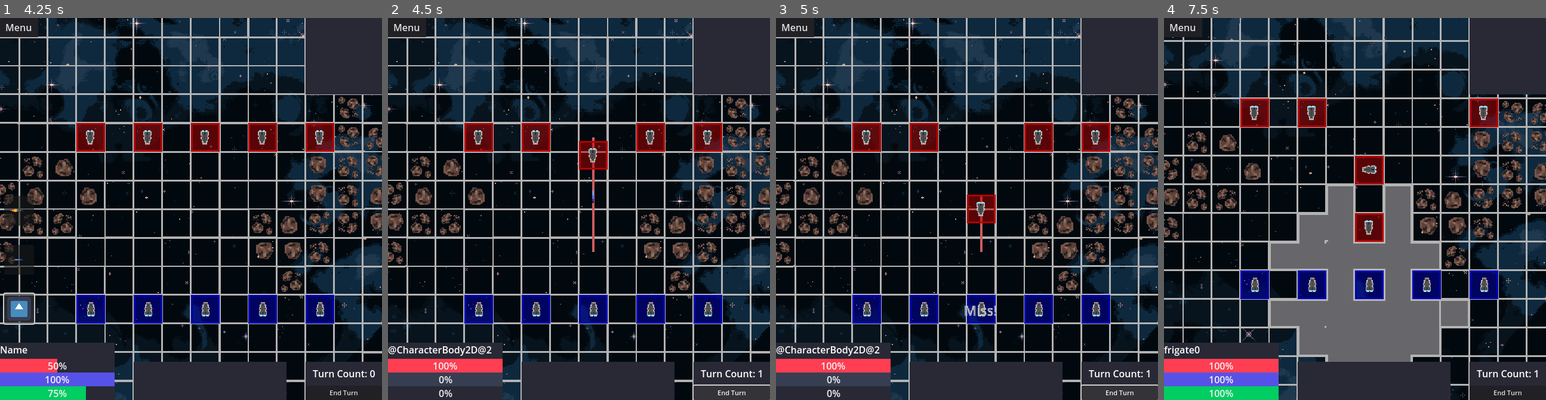
Above: before the commit, frames 1-4 (left to right).
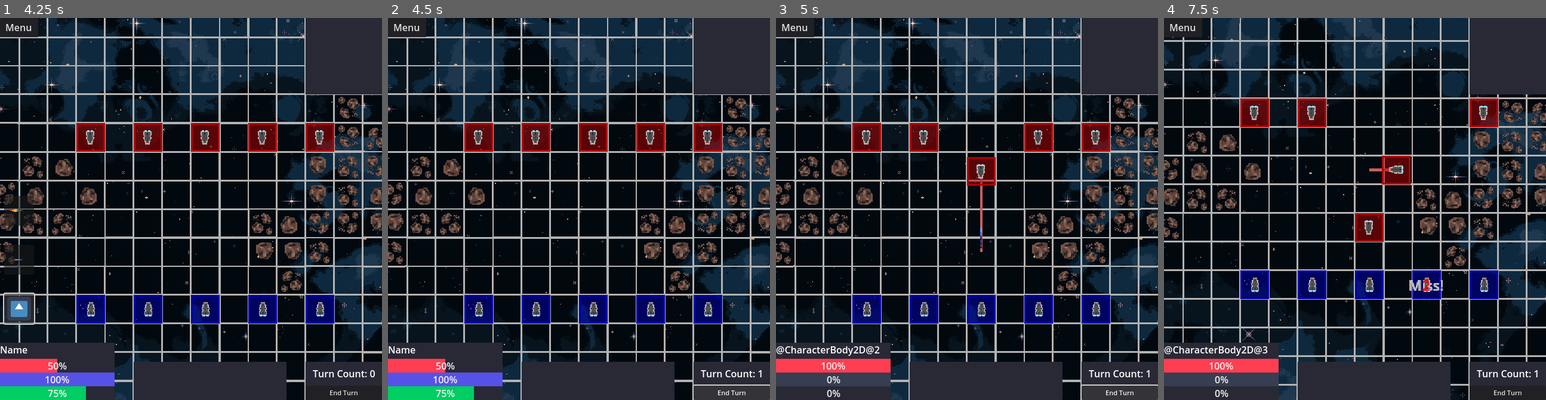
Above: after the commit, the same moments.

Repository: kAntonelli22/space
Game: Godot game, scene res://scenes/main_menu.tscn
Two runs of this game, one before a commit and one after it. Both use one fixed random seed, a clock stepped at 60 frames per second and the inputs below. The engine's default icon, where the game draws it, is replaced by a stand-in: a white triangle on a blue panel in a dark square.
Inputs (mouse positions are in pixels of both pictures, inside the frame that each line leads up to):
- Up to frame 1 (4.25 s): click "Play Game" at 0.5 s; click "-->" at 1.25 s; click (19, 209) at 2 s; click (19, 258) at 2.75 s; click (19, 308) at 3.5 s
- Up to frame 2 (4.5 s): click "End Turn" at 4.25 s
- Up to frame 3 (5 s): no input
- Up to frame 4 (7.5 s): click "Menu" at 5 s; click "Resume" at 5.75 s; move the mouse to (1370, 308) at 6.52 s; hold Right mouse button (RMB) 6.53-7.28 s; click (1370, 308) at 6.67 s; move the mouse to (1427, 308) at 7.27 s; tap S (CameraDown) at 7.35 s; click (1427, 308) at 7.42 s

Frame 1 is identical in both runs. In frame 2, 3.7% of the frame differs, in the area x 0-58%, y 27-100%; in frame 3, 1.3%; in frame 4, 17%, in the area x 0-80%, y 36-100%.

Commit message:
fixed bugs and worked on calc accuracy function

Diff:
--- a/scenes/ship.tscn
+++ b/scenes/ship.tscn
@@ -6,6 +6,8 @@
 
 [sub_resource type="RectangleShape2D" id="RectangleShape2D_1ghsk"]
 size = Vector2(24, 24)
+
+[sub_resource type="SegmentShape2D" id="SegmentShape2D_rev3i"]
 
 [node name="Ship" type="CharacterBody2D"]
 input_pickable = true
@@ -24,8 +26,9 @@
 [node name="Sprite2D" type="Sprite2D" parent="."]
 texture = ExtResource("2_v6yhh")
 
-[node name="RayCast2D" type="RayCast2D" parent="."]
-enabled = false
-target_position = Vector2(0, 48)
+[node name="WeaponArea" type="Area2D" parent="."]
+
+[node name="WeaponCollider" type="CollisionShape2D" parent="WeaponArea"]
+shape = SubResource("SegmentShape2D_rev3i")
 
 [connection signal="input_event" from="." to="." method="_on_input_event"]
--- a/scripts/battle.gd
+++ b/scripts/battle.gd
@@ -37,6 +37,7 @@
    Global.draw_paths(self, Global.enemy_ships, Color.INDIAN_RED)
 
 # --- # --- # --- # --- # Issues -- # --- # --- # --- # --- #
+# - need to find a way to force update or ensure updates are waited for in calc accuracy
 # - overflow error after a few turns and infinite loop?
 # - ai attacks at the start of its movement instead of the end
 # - shells need to be changed to calculate damage per hit and stop causing damage after contact
--- a/scripts/cpu_frigate.gd
+++ b/scripts/cpu_frigate.gd
@@ -42,7 +42,7 @@
             reachable_tiles.append(possible_tile)
       for ship in Global.player_ships:
          if reachable_tiles.has(ship.current_position):
-            var accuracy = calc_accuracy(current_position, ship.current_position)
+            var accuracy = await calc_accuracy(current_position, ship.current_position)
             #print(accuracy, ship.health_points, ship.damage)
             potential += accuracy - ship.health_points - ship.damage
             #print("cpu: current potential of ", tile, ": ", potential)
@@ -79,7 +79,7 @@
          valid_targets.append(target)
 
    for target in valid_targets:
-      var potential : int = calc_accuracy(current_position, target.current_position)
+      var potential : int = await calc_accuracy(current_position, target.current_position)
       potential -= target.health_points + target.damage
       if target.health_points <= damage:
          #print("cpu: potential to destroy enemy ship")
--- a/scripts/railgun_shell.gd
+++ b/scripts/railgun_shell.gd
@@ -30,7 +30,7 @@
       SignalBus.obj_hit.emit(body, self, damage, origin)
       hit_target = true
       if !miss:
-         print("railgun: hit target")
+         #print("railgun: hit target")
          position = body.position
          $Sprite2D.texture = preload("res://assets/railgun_debris.png")
          $DestroyTimer.start()
--- a/scripts/ship.gd
+++ b/scripts/ship.gd
@@ -32,6 +32,8 @@
 @onready var sprite = $Sprite2D
 @onready var collider = $CollisionShape2D
 @onready var square = $Square
+@onready var area = $WeaponArea
+@onready var area_shape = $WeaponArea/WeaponCollider
 
 # Called when the node enters the scene tree for the first time.
 func _ready() -> void:
@@ -141,6 +143,21 @@
 
 func calc_accuracy(tile, target) -> int:
    var accuracy : int = 100
+   var b : Vector2 = main.tile_board.map_to_local(tile - target) - Vector2(16, 16)
+   area_shape.shape.set_b(Vector2(-b.x, -b.y))
+   area_shape.shape.b = Vector2(-b.x, -b.y)
+   await get_tree().physics_frame
+   #physics_collision
+   var bodies : Array = area.get_overlapping_bodies()
+   print("ship: accuracy function: area bodies: ", bodies)
+   for body in bodies:
+      print("ship: accuracy function has found: ", body)
+      #if body is solid body (asteroid)
+   # - - accuracy = 0
+   # - - #call accuracy popup on body
+   # - - return
+   # - elif body is semi-solid (asteroid bunch):
+   # - - accuracy - 40
    var distance = tile.distance_to(target)
    accuracy -= (distance * 10)
    #accuracy -= number of debris objects on path
@@ -148,7 +165,7 @@
 
 # fires a single railgun shell at the target tile
 func fire_railgun(target : Vector2i):
-   var accuracy = calc_accuracy(current_position, target)
+   var accuracy = await calc_accuracy(current_position, target)
    is_firing = true
    action_points -= 1
    SignalBus.attributes_changed.emit(self, null)
Not shown: 1 places in scenes/ship.tscn that only renumber resources
